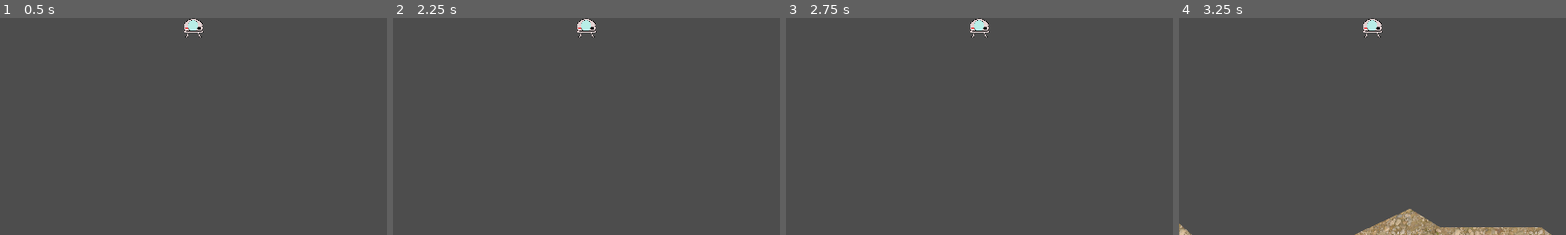
Above: before the commit, frames 1-4 (left to right).
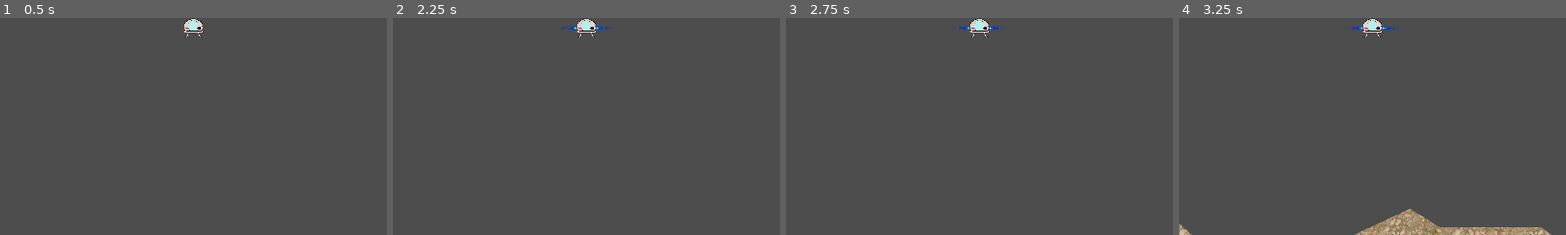
Above: after the commit, the same moments.

Repository: BriarSMC/LunarLander
Game: Godot game, scene res://scenes/start_level.tscn
Same seed, same stepped clock (60 frames per second), same inputs: the game is played once before the commit and once after it.
Inputs:
- Up to frame 1 (0.5 s): no input
- Up to frame 2 (2.25 s): hold Space (engine_control) 0.53-1.28 s; hold Right (go_right) 0.53-2.03 s; tap Enter at 1.25 s; tap Space (engine_control) at 1.35, 2 s; hold Left (go_left) from 2.03 s (still down); hold Space (engine_control) from 2.03 s (still down)
- Up to frame 3 (2.75 s): keep holding Left (go_left); keep holding Space (engine_control)
- Up to frame 4 (3.25 s): keep holding Left (go_left); release Space (engine_control) at 2.78 s; tap Space (engine_control) at 2.85 s
The pictures show only the part of the screen within x 25-75%, y 48-98%; the shares and areas given below are measured in that part.

Frame 1 is identical in both runs. In frame 2, less than 0.1% of the frame differs, in the area x 43-56%, y 3-6%; in frame 3, less than 0.1%; in frame 4, less than 0.1%, in the area x 43-57%, y 3-6%.

Commit message:
add thruster graphics

Diff:
--- a/scenes/lander.tscn
+++ b/scenes/lander.tscn
@@ -1,10 +1,11 @@
-[gd_scene load_steps=73 format=3 uid="uid://8sy5ghc53xc1"]
+[gd_scene load_steps=107 format=3 uid="uid://8sy5ghc53xc1"]
 
 [ext_resource type="Texture2D" uid="uid://cd5t0s4a6fgbp" path="res://images/lander.png" id="1_a1r1k"]
 [ext_resource type="Script" path="res://scripts/lander.gd" id="1_ro4j6"]
 [ext_resource type="Script" path="res://scripts/altimeter.gd" id="3_pch7y"]
 [ext_resource type="Texture2D" uid="uid://ba3mm5o7td31l" path="res://images/explosion.png" id="3_yx4xp"]
 [ext_resource type="Texture2D" uid="uid://bdltkpysb5i2w" path="res://images/alotofparticles022/22 TorchDrippingOrangeBrown .png" id="5_k8inu"]
+[ext_resource type="Texture2D" uid="uid://b4sr80kckpmay" path="res://images/alotofparticles022/22 TorchDrippingDkBlue .png" id="6_ora22"]
 
 [sub_resource type="PhysicsMaterial" id="PhysicsMaterial_gcdkp"]
 
@@ -461,6 +462,238 @@
 "speed": 23.0
 }]
 
+[sub_resource type="AtlasTexture" id="AtlasTexture_ijrmk"]
+atlas = ExtResource("6_ora22")
+region = Rect2(0, 0, 192, 192)
+
+[sub_resource type="AtlasTexture" id="AtlasTexture_3lhht"]
+atlas = ExtResource("6_ora22")
+region = Rect2(192, 0, 192, 192)
+
+[sub_resource type="AtlasTexture" id="AtlasTexture_raobn"]
+atlas = ExtResource("6_ora22")
+region = Rect2(384, 0, 192, 192)
+
+[sub_resource type="AtlasTexture" id="AtlasTexture_r86n6"]
+atlas = ExtResource("6_ora22")
+region = Rect2(576, 0, 192, 192)
+
+[sub_resource type="AtlasTexture" id="AtlasTexture_080nj"]
+atlas = ExtResource("6_ora22")
+region = Rect2(768, 0, 192, 192)
+
+[sub_resource type="AtlasTexture" id="AtlasTexture_phg76"]
+atlas = ExtResource("6_ora22")
+region = Rect2(0, 192, 192, 192)
+
+[sub_resource type="AtlasTexture" id="AtlasTexture_sonlf"]
+atlas = ExtResource("6_ora22")
+region = Rect2(192, 192, 192, 192)
+
+[sub_resource type="AtlasTexture" id="AtlasTexture_uf124"]
+atlas = ExtResource("6_ora22")
+region = Rect2(384, 192, 192, 192)
+
+[sub_resource type="AtlasTexture" id="AtlasTexture_fo0p2"]
+atlas = ExtResource("6_ora22")
+region = Rect2(576, 192, 192, 192)
+
+[sub_resource type="AtlasTexture" id="AtlasTexture_pje6o"]
+atlas = ExtResource("6_ora22")
+region = Rect2(768, 192, 192, 192)
+
+[sub_resource type="AtlasTexture" id="AtlasTexture_uvgvn"]
+atlas = ExtResource("6_ora22")
+region = Rect2(0, 384, 192, 192)
+
+[sub_resource type="AtlasTexture" id="AtlasTexture_ah3xw"]
+atlas = ExtResource("6_ora22")
+region = Rect2(192, 384, 192, 192)
+
+[sub_resource type="AtlasTexture" id="AtlasTexture_bhe0r"]
+atlas = ExtResource("6_ora22")
+region = Rect2(384, 384, 192, 192)
+
+[sub_resource type="AtlasTexture" id="AtlasTexture_6lwq4"]
+atlas = ExtResource("6_ora22")
+region = Rect2(576, 384, 192, 192)
+
+[sub_resource type="AtlasTexture" id="AtlasTexture_kr1x8"]
+atlas = ExtResource("6_ora22")
+region = Rect2(768, 384, 192, 192)
+
+[sub_resource type="AtlasTexture" id="AtlasTexture_3mfut"]
+atlas = ExtResource("6_ora22")
+region = Rect2(0, 576, 192, 192)
+
+[sub_resource type="AtlasTexture" id="AtlasTexture_xcu7m"]
+atlas = ExtResource("6_ora22")
+region = Rect2(192, 576, 192, 192)
+
+[sub_resource type="AtlasTexture" id="AtlasTexture_bivkf"]
+atlas = ExtResource("6_ora22")
+region = Rect2(384, 576, 192, 192)
+
+[sub_resource type="AtlasTexture" id="AtlasTexture_aky2h"]
+atlas = ExtResource("6_ora22")
+region = Rect2(576, 576, 192, 192)
+
+[sub_resource type="AtlasTexture" id="AtlasTexture_7ijei"]
+atlas = ExtResource("6_ora22")
+region = Rect2(768, 576, 192, 192)
+
+[sub_resource type="AtlasTexture" id="AtlasTexture_f8kjm"]
+atlas = ExtResource("6_ora22")
+region = Rect2(0, 768, 192, 192)
+
+[sub_resource type="AtlasTexture" id="AtlasTexture_80tkw"]
+atlas = ExtResource("6_ora22")
+region = Rect2(192, 768, 192, 192)
+
+[sub_resource type="AtlasTexture" id="AtlasTexture_44w8f"]
+atlas = ExtResource("6_ora22")
+region = Rect2(384, 768, 192, 192)
+
+[sub_resource type="AtlasTexture" id="AtlasTexture_gxfyc"]
+atlas = ExtResource("6_ora22")
+region = Rect2(576, 768, 192, 192)
+
+[sub_resource type="AtlasTexture" id="AtlasTexture_6a5sh"]
+atlas = ExtResource("6_ora22")
+region = Rect2(768, 768, 192, 192)
+
+[sub_resource type="AtlasTexture" id="AtlasTexture_rm55c"]
+atlas = ExtResource("6_ora22")
+region = Rect2(0, 960, 192, 192)
+
+[sub_resource type="AtlasTexture" id="AtlasTexture_ccfde"]
+atlas = ExtResource("6_ora22")
+region = Rect2(192, 960, 192, 192)
+
+[sub_resource type="AtlasTexture" id="AtlasTexture_1f0j0"]
+atlas = ExtResource("6_ora22")
+region = Rect2(384, 960, 192, 192)
+
+[sub_resource type="AtlasTexture" id="AtlasTexture_n17kd"]
+atlas = ExtResource("6_ora22")
+region = Rect2(576, 960, 192, 192)
+
+[sub_resource type="AtlasTexture" id="AtlasTexture_wsih1"]
+atlas = ExtResource("6_ora22")
+region = Rect2(768, 960, 192, 192)
+
+[sub_resource type="AtlasTexture" id="AtlasTexture_emav8"]
+atlas = ExtResource("6_ora22")
+region = Rect2(0, 1152, 192, 192)
+
+[sub_resource type="AtlasTexture" id="AtlasTexture_b4dyo"]
+atlas = ExtResource("6_ora22")
+region = Rect2(192, 1152, 192, 192)
+
+[sub_resource type="SpriteFrames" id="SpriteFrames_xit87"]
+animations = [{
+"frames": [{
+"duration": 1.0,
+"texture": SubResource("AtlasTexture_ijrmk")
+}, {
+"duration": 1.0,
+"texture": SubResource("AtlasTexture_3lhht")
+}, {
+"duration": 1.0,
+"texture": SubResource("AtlasTexture_raobn")
+}, {
+"duration": 1.0,
+"texture": SubResource("AtlasTexture_r86n6")
+}, {
+"duration": 1.0,
+"texture": SubResource("AtlasTexture_080nj")
+}, {
+"duration": 1.0,
+"texture": SubResource("AtlasTexture_phg76")
+}, {
+"duration": 1.0,
+"texture": SubResource("AtlasTexture_sonlf")
+}, {
+"duration": 1.0,
+"texture": SubResource("AtlasTexture_uf124")
+}, {
+"duration": 1.0,
+"texture": SubResource("AtlasTexture_fo0p2")
+}, {
+"duration": 1.0,
+"texture": SubResource("AtlasTexture_pje6o")
+}, {
+"duration": 1.0,
+"texture": SubResource("AtlasTexture_uvgvn")
+}, {
+"duration": 1.0,
+"texture": SubResource("AtlasTexture_ah3xw")
+}, {
+"duration": 1.0,
+"texture": SubResource("AtlasTexture_bhe0r")
+}, {
+"duration": 1.0,
+"texture": SubResource("AtlasTexture_6lwq4")
+}, {
+"duration": 1.0,
+"texture": SubResource("AtlasTexture_kr1x8")
+}, {
+"duration": 1.0,
+"texture": SubResource("AtlasTexture_3mfut")
+}, {
+"duration": 1.0,
+"texture": SubResource("AtlasTexture_xcu7m")
+}, {
+"duration": 1.0,
+"texture": SubResource("AtlasTexture_bivkf")
+}, {
+"duration": 1.0,
+"texture": SubResource("AtlasTexture_aky2h")
+}, {
+"duration": 1.0,
+"texture": SubResource("AtlasTexture_7ijei")
+}, {
+"duration": 1.0,
+"texture": SubResource("AtlasTexture_f8kjm")
+}, {
+"duration": 1.0,
+"texture": SubResource("AtlasTexture_80tkw")
+}, {
+"duration": 1.0,
+"texture": SubResource("AtlasTexture_44w8f")
+}, {
+"duration": 1.0,
+"texture": SubResource("AtlasTexture_gxfyc")
+}, {
+"duration": 1.0,
+"texture": SubResource("AtlasTexture_6a5sh")
+}, {
+"duration": 1.0,
+"texture": SubResource("AtlasTexture_rm55c")
+}, {
+"duration": 1.0,
+"texture": SubResource("AtlasTexture_ccfde")
+}, {
+"duration": 1.0,
+"texture": SubResource("AtlasTexture_1f0j0")
+}, {
+"duration": 1.0,
+"texture": SubResource("AtlasTexture_n17kd")
+}, {
+"duration": 1.0,
+"texture": SubResource("AtlasTexture_wsih1")
+}, {
+"duration": 1.0,
+"texture": SubResource("AtlasTexture_emav8")
+}, {
+"duration": 1.0,
+"texture": SubResource("AtlasTexture_b4dyo")
+}],
+"loop": false,
+"name": &"thruster_on",
+"speed": 44.0
+}]
+
 [node name="Lander" type="RigidBody2D"]
 collision_mask = 8
 physics_material_override = SubResource("PhysicsMaterial_gcdkp")
@@ -519,5 +752,23 @@
 sprite_frames = SubResource("SpriteFrames_h76mc")
 animation = &"engine_off"
 
+[node name="LeftThruster" type="AnimatedSprite2D" parent="."]
+position = Vector2(-43, -2.4869e-14)
+rotation = -1.5708
+scale = Vector2(0.3, 0.3)
+sprite_frames = SubResource("SpriteFrames_xit87")
+animation = &"thruster_on"
+frame = 31
+frame_progress = 1.0
+
+[node name="RightThruster" type="AnimatedSprite2D" parent="."]
+position = Vector2(43, 0)
+rotation = 1.5708
+scale = Vector2(0.3, 0.3)
+sprite_frames = SubResource("SpriteFrames_xit87")
+animation = &"thruster_on"
+frame = 31
+frame_progress = 1.0
+
 [connection signal="body_entered" from="DetectLanding" to="." method="_on_detect_landing_body_entered"]
 [connection signal="body_entered" from="DetectSideContact" to="." method="_on_detect_side_contact_body_entered"]
--- a/scripts/lander.gd
+++ b/scripts/lander.gd
@@ -34,6 +34,7 @@
 # enums
 
 enum lander_states {INFLIGHT, LANDED, CRASHED, LEFTSCREEN}
+enum selected_engine {MAIN, LEFT, RIGHT}
 
 # constants
 
@@ -83,7 +84,9 @@
 func _ready():
 	lander_crashed.connect(we_crashed)
 	lander_landed.connect(we_landed)
-	_main_engine(false)
+	_engine_flame(selected_engine.MAIN, false)
+	_engine_flame(selected_engine.LEFT, false)
+	_engine_flame(selected_engine.RIGHT, false)
 
 # _physics_process(delta)
 # Called once per physics frame
@@ -236,14 +239,23 @@
 	if Input.is_action_pressed("engine_control"):
 		apply_central_impulse(engine_thrust_vector)
 		fuel_remaining -= engine_burn_rate * delta
-		_main_engine(true)
+		_engine_flame(selected_engine.MAIN, true)
 	else:
-		_main_engine(false)
+		_engine_flame(selected_engine.MAIN, false)
 # Step 3
 	var thrusters := Input.get_axis("go_left", "go_right")
+	var selected_thruster = 0
+	if thrusters > 0:
+		selected_thruster = selected_engine.LEFT
+	if thrusters < 0:
+		selected_thruster = selected_engine.RIGHT
 	if  thrusters != 0.0:
 		apply_central_impulse(Vector2(thrusters * directional_thrust, 0.0))
 		fuel_remaining -= directional_burn_rate * delta
+		_engine_flame(selected_thruster, true)
+	else:
+		_engine_flame(selected_engine.LEFT, false)
+		_engine_flame(selected_engine.RIGHT, false)
 # Step 4
 	if $Altimeter.distance < zoom_altitude and camera.zoom.x == 1.0:
 		#print("Request zoom in at: ", $Altimeter.distance)
@@ -302,7 +314,9 @@
 func _game_over() -> void:
 	if not sleeping: return
 	game_over = true
-	_main_engine(false)
+	_engine_flame(selected_engine.MAIN, false)
+	_engine_flame(selected_engine.LEFT, false)
+	_engine_flame(selected_engine.RIGHT, false)
 	match lander_state:
 		lander_states.LEFTSCREEN:
 			hud.hud_gameover_changed.emit("Game Over\nYou Flew Into Space", false)
@@ -314,21 +328,41 @@
 			hud.hud_gameover_changed.emit("You landed safely!", true)
 
 
-# _main_engine(show)
+# _engine_flame(engine, show)
 # Start or stop the main engine animation based on show
 #
 # Parameters
+#	engine: int						1 = Main, 2 = Left thruster, 3 = Right thruster
 #	show: bool						True: Show engine, False: Don't show engine
 # Return
 #	None
 #==
 # What the code is doing (steps)
-func _main_engine(show: bool) -> void:
-	if show:
-		$MainEngine.visible = true
-		$MainEngine.play("engine_on")
-	else:
-		$MainEngine.visible = false
-		$MainEngine.stop()
+func _engine_flame(engine: int, show: bool) -> void:
+	match engine:
+		selected_engine.MAIN:
+			if show:
+				$MainEngine.visible = true
+				$MainEngine.play("engine_on")
+			else:
+				$MainEngine.visible = false
+				$MainEngine.stop()
+
+		selected_engine.LEFT:
+			if show:
+				$LeftThruster.visible = true
+				$LeftThruster.play("thruster_on")
+			else:
+				$LeftThruster.visible = false
+				$LeftThruster.stop()
+
+		selected_engine.RIGHT:
+			if show:
+				$RightThruster.visible = true
+				$RightThruster.play("thruster_on")
+			else:
+				$RightThruster.visible = false
+				$RightThruster.stop()
+
 
 # Subclasses
